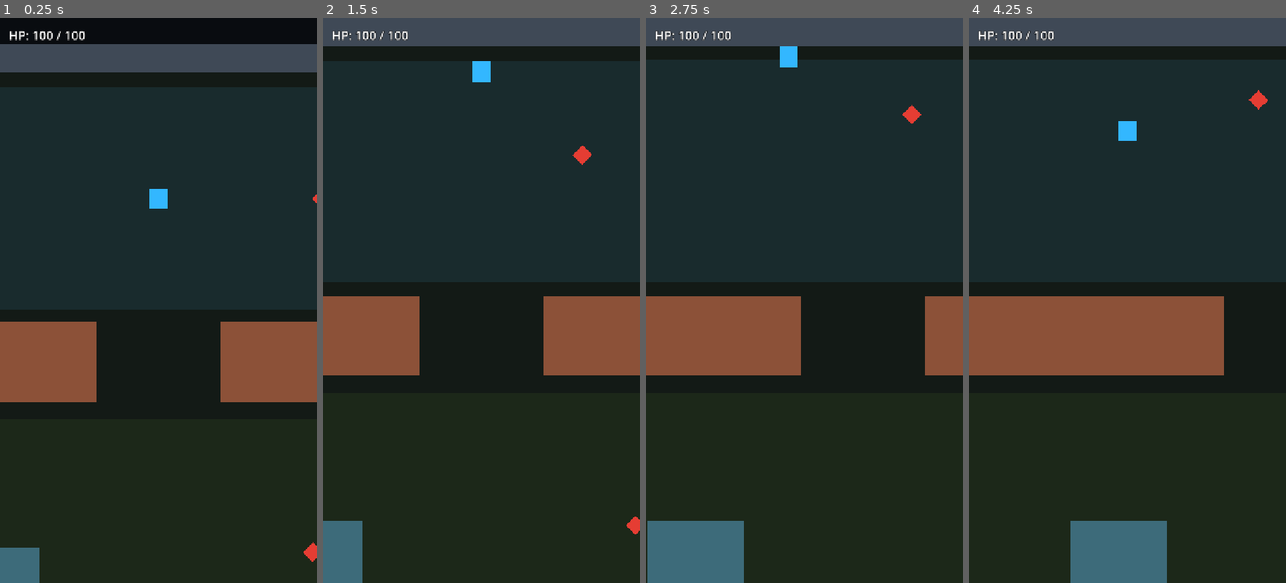
Above: before the commit, frames 1-4 (left to right).
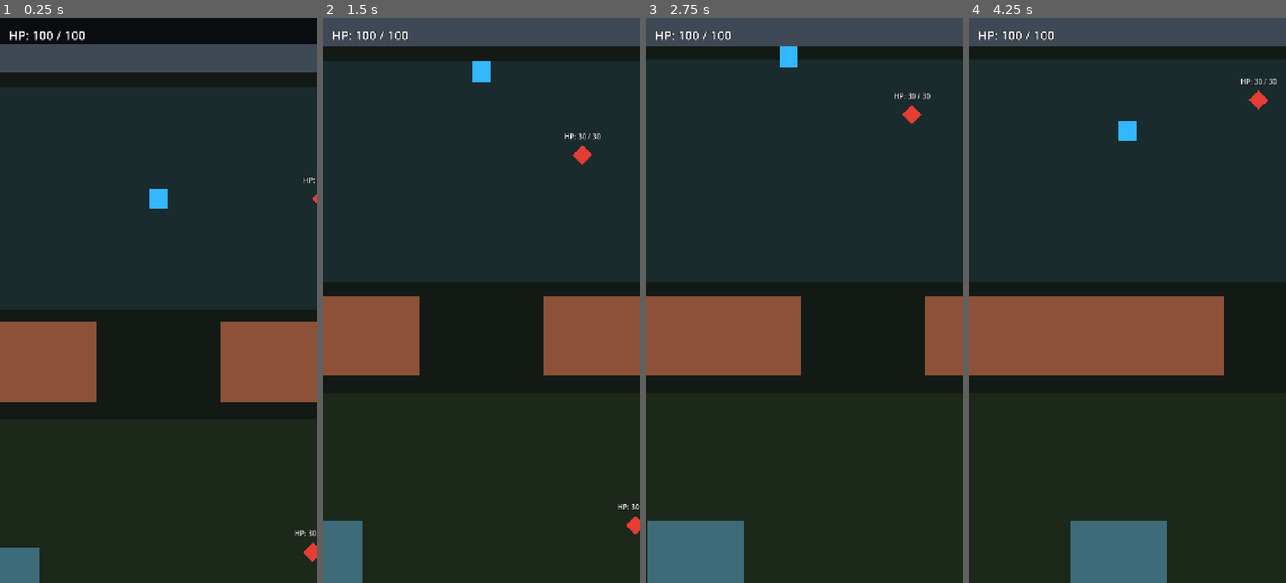
Above: after the commit, the same moments.

Repository: jaakko0/ARPG-game
Game: Godot game, scene res://scenes/main.tscn
Two runs of this game, one before a commit and one after it. Both use one fixed random seed, a clock stepped at 60 frames per second and the inputs below.
Inputs:
- Up to frame 1 (0.25 s): no input
- Up to frame 2 (1.5 s): hold W (move_up) from 0.53 s (still down); tap Space (fireball, bound only after the commit) at 0.6, 1.35 s
- Up to frame 3 (2.75 s): release W (move_up) at 2.03 s; hold A (move_left) from 2.03 s (still down); tap Space (fireball, bound only after the commit) at 2.1 s
- Up to frame 4 (4.25 s): tap Space (fireball, bound only after the commit) at 2.85, 3.6 s; release A (move_left) at 3.53 s; hold S (move_down) from 3.53 s (still down)

The runs differ from the first frame. In frame 1, less than 0.1% of the frame differs, in the area x 92-100%, y 28-92%; in frame 2, 0.1%, in the area x 76-100%, y 20-87%; in frame 3, less than 0.1%; in frame 4, less than 0.1%.

Commit message:
Add first active Fireball skill

Diff:
--- a/project.godot
+++ b/project.godot
@@ -46,6 +46,11 @@
 "events": [Object(InputEventKey,"resource_local_to_scene":false,"resource_name":"","device":-1,"window_id":0,"alt_press …(192 unchanged characters)…
 ]
 }
+fireball={
+"deadzone": 0.5,
+"events": [Object(InputEventKey,"resource_local_to_scene":false,"resource_name":"","device":-1,"window_id":0,"alt_pressed":false,"shift_pressed":false,"ctrl_pressed":false,"meta_pressed":false,"pressed":false,"keycode":0,"physical_keycode":32,"key_label":0,"unicode":32,"location":0,"echo":false,"script":null)
+]
+}
 
 [rendering]
 
--- a/scenes/enemy.tscn
+++ b/scenes/enemy.tscn
@@ -1,11 +1,12 @@
-[gd_scene load_steps=3 format=3]
+[gd_scene load_steps=4 format=3]
 
 [ext_resource type="Script" path="res://scripts/enemy.gd" id="1_enemy_script"]
+[ext_resource type="Script" path="res://scripts/health.gd" id="2_health_script"]
 
 [sub_resource type="CircleShape2D" id="CircleShape2D_enemy"]
 radius = 18.0
 
-[node name="Enemy" type="CharacterBody2D"]
+[node name="Enemy" type="CharacterBody2D" groups=["enemy"]]
 motion_mode = 1
 script = ExtResource("1_enemy_script")
 
@@ -15,3 +16,20 @@
 
 [node name="CollisionShape2D" type="CollisionShape2D" parent="."]
 shape = SubResource("CircleShape2D_enemy")
+
+[node name="Health" type="Node" parent="."]
+script = ExtResource("2_health_script")
+max_health = 30
+
+[node name="HealthLabel" type="Label" parent="."]
+z_index = 10
+offset_left = -50.0
+offset_top = -54.0
+offset_right = 50.0
+offset_bottom = -28.0
+theme_override_colors/font_color = Color(1, 1, 1, 1)
+theme_override_colors/font_outline_color = Color(0, 0, 0, 1)
+theme_override_constants/outline_size = 4
+theme_override_font_sizes/font_size = 16
+text = "HP: 30 / 30"
+horizontal_alignment = 1
--- /dev/null
+++ b/scenes/fireball_projectile.tscn
@@ -0,0 +1,19 @@
+[gd_scene load_steps=3 format=3]
+
+[ext_resource type="Script" path="res://scripts/fireball_projectile.gd" id="1_fireball_projectile_script"]
+
+[sub_resource type="CircleShape2D" id="CircleShape2D_fireball"]
+radius = 8.0
+
+[node name="FireballProjectile" type="CharacterBody2D" groups=["player_projectile"]]
+collision_layer = 0
+collision_mask = 1
+motion_mode = 1
+script = ExtResource("1_fireball_projectile_script")
+
+[node name="Placeholder" type="Polygon2D" parent="."]
+polygon = PackedVector2Array(12, 0, 0, 8, -8, 0, 0, -8)
+color = Color(1, 0.35, 0.05, 1)
+
+[node name="CollisionShape2D" type="CollisionShape2D" parent="."]
+shape = SubResource("CircleShape2D_fireball")
--- a/scenes/player.tscn
+++ b/scenes/player.tscn
@@ -1,7 +1,9 @@
-[gd_scene load_steps=4 format=3]
+[gd_scene load_steps=6 format=3]
 
 [ext_resource type="Script" path="res://scripts/player.gd" id="1_player_script"]
 [ext_resource type="Script" path="res://scripts/health.gd" id="2_health_script"]
+[ext_resource type="Script" path="res://scripts/fireball_skill.gd" id="3_fireball_skill_script"]
+[ext_resource type="PackedScene" path="res://scenes/fireball_projectile.tscn" id="4_fireball_projectile"]
 
 [sub_resource type="RectangleShape2D" id="RectangleShape2D_player"]
 size = Vector2(40, 48)
@@ -29,6 +31,10 @@
 [node name="Health" type="Node" parent="."]
 script = ExtResource("2_health_script")
 
+[node name="FireballSkill" type="Node" parent="."]
+script = ExtResource("3_fireball_skill_script")
+projectile_scene = ExtResource("4_fireball_projectile")
+
 [node name="HUD" type="CanvasLayer" parent="."]
 layer = 10
 
--- a/scripts/enemy.gd
+++ b/scripts/enemy.gd
@@ -6,12 +6,18 @@
 @export var contact_damage: int = 10
 @export_range(0.1, 10.0, 0.1) var attack_interval: float = 1.0
 
+@onready var health = $Health
+@onready var health_label: Label = $HealthLabel
+
 var target: Node2D
 var attack_cooldown_remaining: float = 0.0
 
 
 func _ready() -> void:
 	target = find_target()
+	health.health_changed.connect(_on_health_changed)
+	health.depleted.connect(_on_health_depleted)
+	update_health_display(health.current_health, health.max_health)
 
 
 func _physics_process(delta: float) -> void:
@@ -57,5 +63,22 @@
 	return null
 
 
+func take_damage(amount: int) -> void:
+	health.take_damage(amount)
+
+
+func _on_health_changed(current_health: int, max_health: int) -> void:
+	update_health_display(current_health, max_health)
+
+
+func _on_health_depleted() -> void:
+	set_physics_process(false)
+	queue_free()
+
+
+func update_health_display(current_health: int, max_health: int) -> void:
+	health_label.text = "HP: %d / %d" % [current_health, max_health]
+
+
 func find_target() -> Node2D:
 	return get_tree().get_first_node_in_group(target_group) as Node2D
--- /dev/null
+++ b/scripts/fireball_projectile.gd
@@ -0,0 +1,46 @@
+extends CharacterBody2D
+
+@export var speed: float = 520.0
+@export var lifetime: float = 1.5
+@export var target_group: StringName = &"enemy"
+
+var direction: Vector2 = Vector2.RIGHT
+var damage: int = 20
+var lifetime_remaining: float
+
+
+func _ready() -> void:
+	lifetime_remaining = lifetime
+
+
+func setup(new_direction: Vector2, new_damage: int, new_speed: float) -> void:
+	if not new_direction.is_zero_approx():
+		direction = new_direction.normalized()
+
+	damage = maxi(new_damage, 0)
+	speed = maxf(new_speed, 0.0)
+	rotation = direction.angle()
+
+
+func _physics_process(delta: float) -> void:
+	lifetime_remaining -= delta
+
+	if lifetime_remaining <= 0.0:
+		queue_free()
+		return
+
+	var collision := move_and_collide(direction * speed * delta)
+
+	if collision == null:
+		return
+
+	var collider := collision.get_collider() as Node
+
+	if (
+		collider != null
+		and collider.is_in_group(target_group)
+		and collider.has_method("take_damage")
+	):
+		collider.call("take_damage", damage)
+
+	queue_free()
--- /dev/null
+++ b/scripts/fireball_skill.gd
@@ -0,0 +1,33 @@
+extends Node
+
+@export var projectile_scene: PackedScene
+@export var damage: int = 20
+@export var projectile_speed: float = 520.0
+@export var projectile_spawn_distance: float = 44.0
+@export_range(0.1, 30.0, 0.1) var cooldown: float = 2.0
+
+var cooldown_remaining: float = 0.0
+
+
+func _physics_process(delta: float) -> void:
+	cooldown_remaining = maxf(cooldown_remaining - delta, 0.0)
+
+
+func try_activate(source_position: Vector2, direction: Vector2) -> bool:
+	if cooldown_remaining > 0.0 or direction.is_zero_approx():
+		return false
+
+	if projectile_scene == null or get_tree().current_scene == null:
+		return false
+
+	var projectile := projectile_scene.instantiate() as CharacterBody2D
+
+	if projectile == null:
+		return false
+
+	var fire_direction := direction.normalized()
+	get_tree().current_scene.add_child(projectile)
+	projectile.global_position = source_position + fire_direction * projectile_spawn_distance
+	projectile.call("setup", fire_direction, damage, projectile_speed)
+	cooldown_remaining = cooldown
+	return true
--- a/scripts/player.gd
+++ b/scripts/player.gd
@@ -1,11 +1,18 @@
 extends CharacterBody2D
 
 @export var move_speed: float = 240.0
+@export var attack_damage: int = 10
+@export var attack_range: float = 110.0
+@export_range(0.1, 10.0, 0.1) var attack_interval: float = 0.8
+@export var enemy_group: StringName = &"enemy"
 
 @onready var health = $Health
 @onready var health_label: Label = $HUD/HealthLabel
+@onready var fireball_skill = $FireballSkill
 
 var starting_position: Vector2
+var facing_direction: Vector2 = Vector2.DOWN
+var attack_cooldown_remaining: float = 0.0
 
 
 func _ready() -> void:
@@ -15,15 +22,62 @@
 	update_health_display(health.current_health, health.max_health)
 
 
-func _physics_process(_delta: float) -> void:
+func _physics_process(delta: float) -> void:
+	attack_cooldown_remaining = maxf(attack_cooldown_remaining - delta, 0.0)
+
 	var input_direction := get_movement_input()
+
+	if not input_direction.is_zero_approx():
+		facing_direction = input_direction.normalized()
+
 	velocity = input_direction * move_speed
 	move_and_slide()
+	try_autoattack()
+
+	if Input.is_action_just_pressed("fireball"):
+		try_fireball()
 
 
 # Keeping input collection separate makes a virtual joystick easy to add later.
 func get_movement_input() -> Vector2:
 	return Input.get_vector("move_left", "move_right", "move_up", "move_down")
+
+
+func try_fireball() -> bool:
+	return fireball_skill.try_activate(global_position, facing_direction)
+
+
+func try_autoattack() -> void:
+	if attack_cooldown_remaining > 0.0:
+		return
+
+	var attack_target := find_nearest_enemy_in_range()
+
+	if attack_target != null:
+		attack_target.call("take_damage", attack_damage)
+		attack_cooldown_remaining = attack_interval
+
+
+func find_nearest_enemy_in_range() -> Node2D:
+	var nearest_enemy: Node2D
+	var nearest_distance_squared := attack_range * attack_range
+
+	for candidate in get_tree().get_nodes_in_group(enemy_group):
+		var enemy := candidate as Node2D
+
+		if enemy == null or not enemy.has_method("take_damage"):
+			continue
+
+		var distance_squared := global_position.distance_squared_to(enemy.global_position)
+
+		if (
+			distance_squared <= attack_range * attack_range
+			and (nearest_enemy == null or distance_squared < nearest_distance_squared)
+		):
+			nearest_enemy = enemy
+			nearest_distance_squared = distance_squared
+
+	return nearest_enemy
 
 
 func take_damage(amount: int) -> void:
Not shown, added: scripts/fireball_projectile.gd.uid
Not shown, added: scripts/fireball_skill.gd.uid
